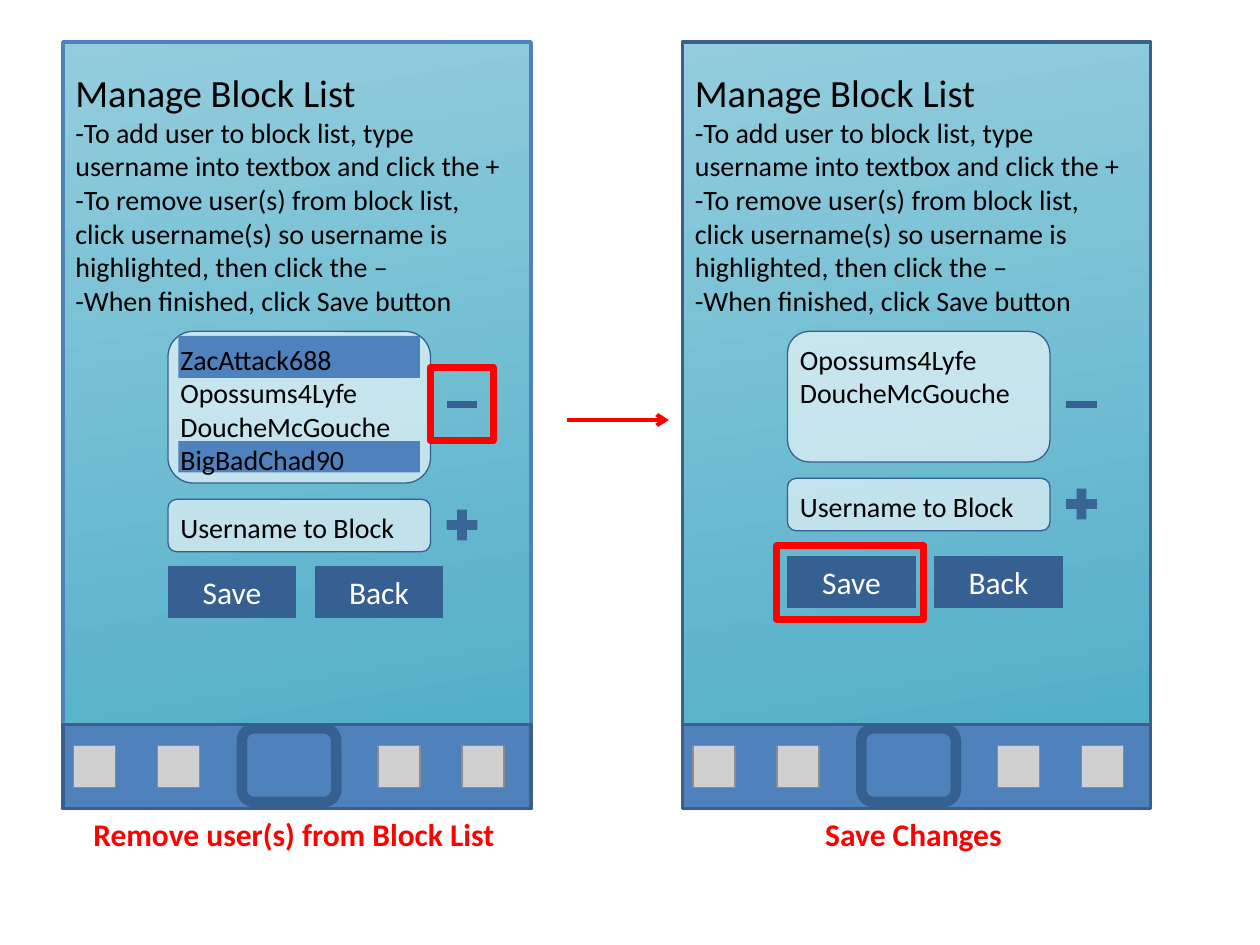
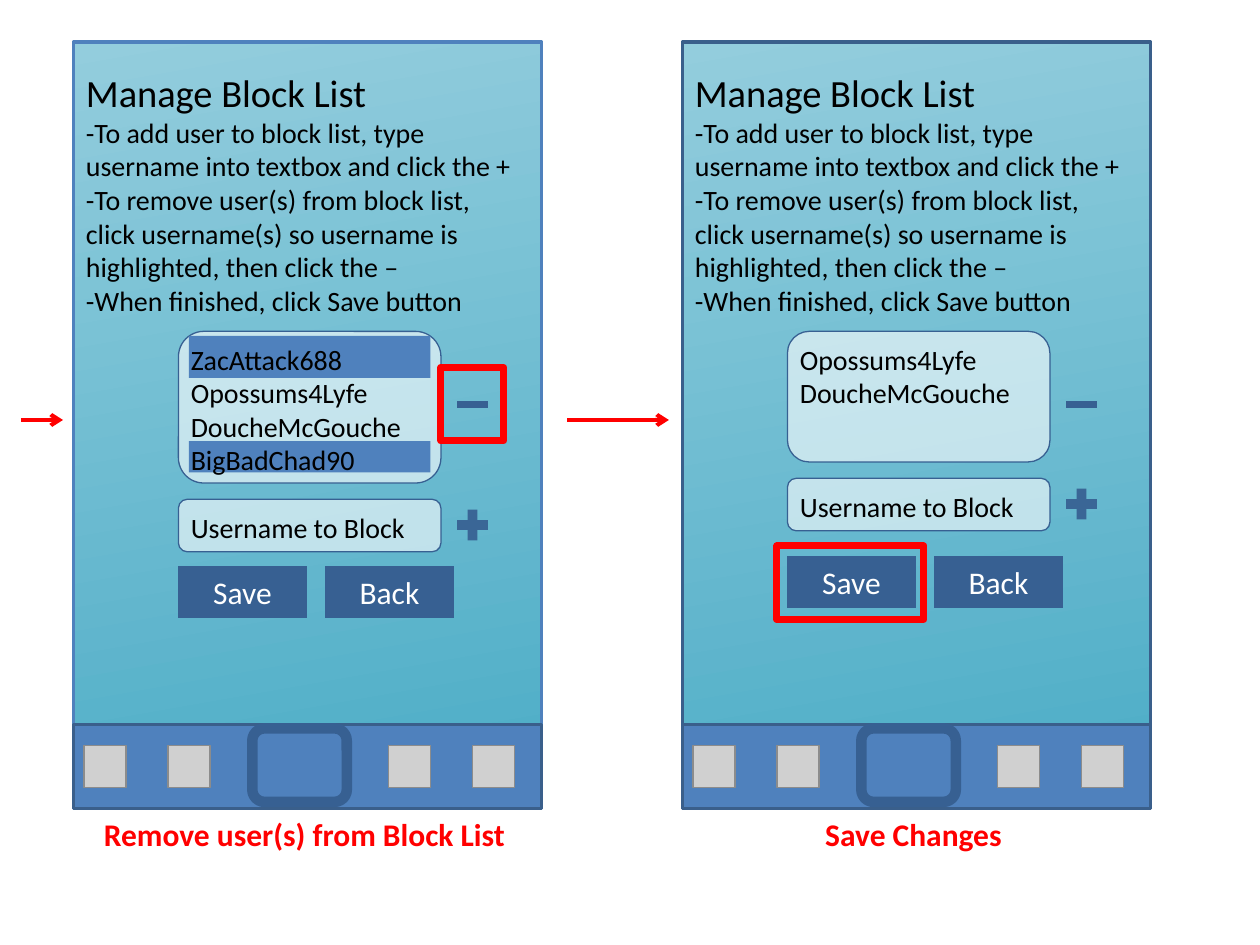
Before and after one commit to Cjreynol-zz/Study-Bear, a slide deck: slide 15 of docs/mock-ups/Mock-ups.pptx. Drawn at 1260x945 pixels with LibreOffice and Linux fonts; fonts in the diff are those of the drawing; grey boxes stand for pictures. Boxes give left, top, right and bottom in pixels: in the first picture for what was removed or moved away, otherwise in the second. Text is boxed around its words. In the diff, an @@ line names an element or a change of style, - is before the commit and + after.

```diff
--- a/docs/mock-ups/Mock-ups.pptx
+++ b/docs/mock-ups/Mock-ups.pptx
@@ arrow added from (21, 420) to (63, 420), #FF0000 2.25 pt @@
@@ 7 rectangles, 4 pictures, 4 texts, 3 rounded rectangles, 1 plus sign, 1 math minus moved together from (x1=63, y1=42, x2=532, y2=851) to (x1=73, y1=42, x2=542, y2=851) @@
```
Also in this commit, not shown: 3 other slides changed, 1 other file.
